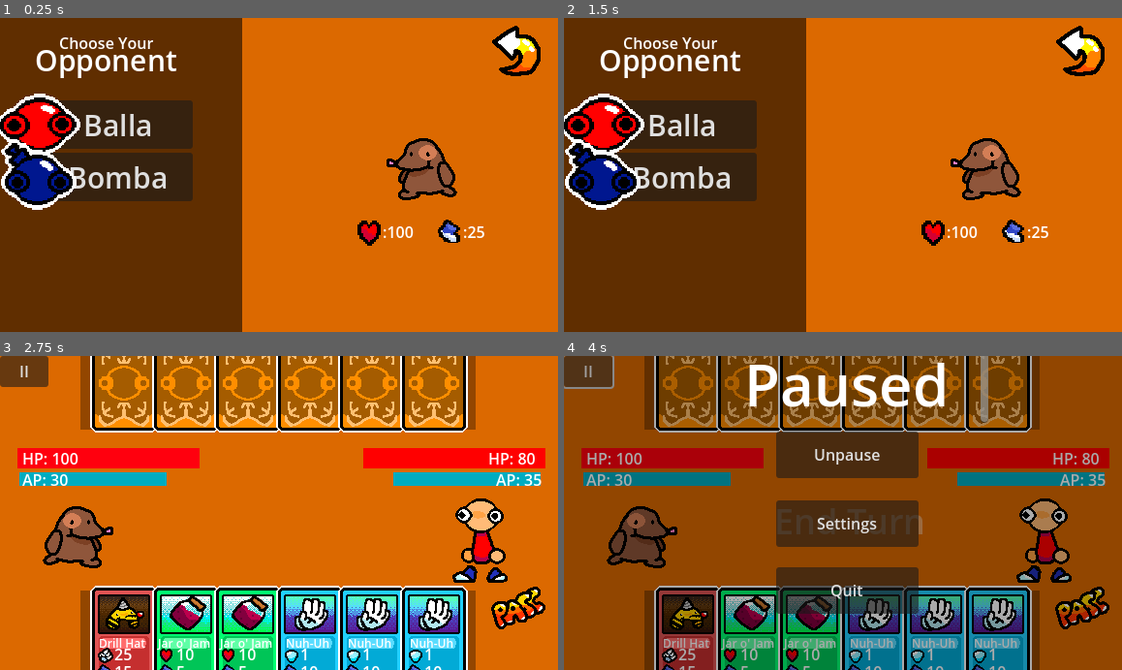
Above: before the commit, frames 1-4 (two rows, left to right).
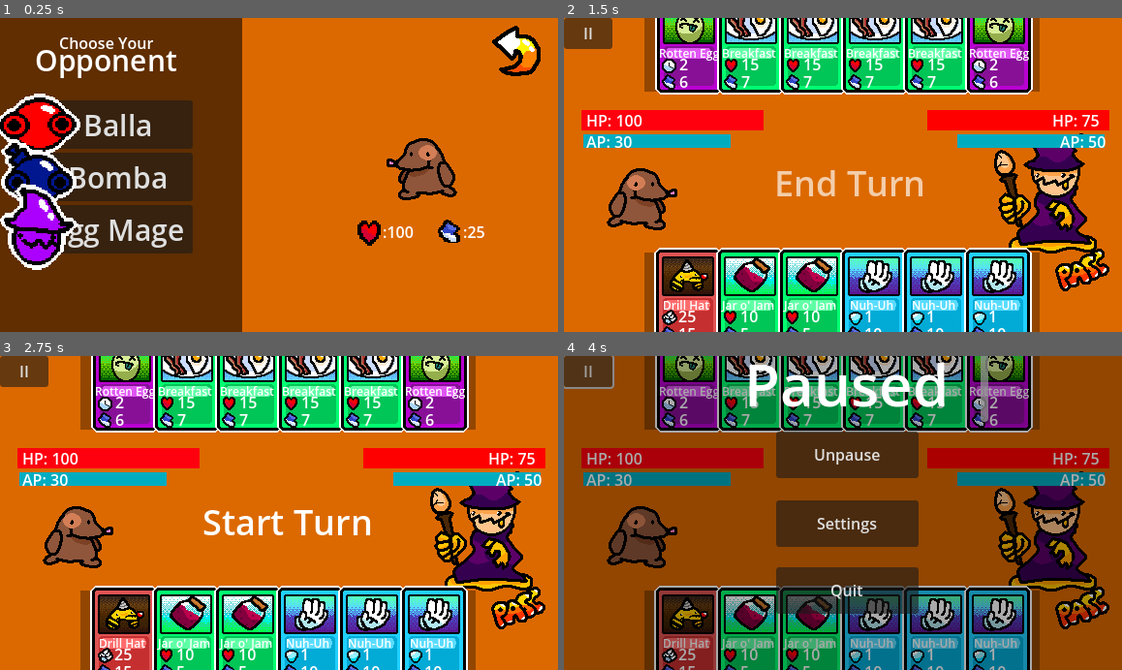
Above: after the commit, the same moments.

Repository: DylanMather2004/turn-based-deck-builder
Game: Godot game, scene res://Scenes/main_menu.tscn
Two runs of this game, one before a commit and one after it. Both use one fixed random seed, a clock stepped at 60 frames per second and the inputs below.
Inputs (mouse positions are in pixels of both pictures, inside the frame that each line leads up to):
- Up to frame 1 (0.25 s): no input
- Up to frame 2 (1.5 s): click (681, 228) at 0.5 s, where only the run after the commit has a clickable "Egg Mage"; click (1082, 269) at 1.27 s
- Up to frame 3 (2.75 s): click (117, 462) at 2 s, where only the run before the commit has a clickable "Balla"
- Up to frame 4 (4 s): click (1082, 607) at 2.75 s; click "II" at 3.5 s

The runs differ from the first frame. In frame 1, 5.7% of the frame differs, in the area x 0-35%, y 52-81%; in frame 2, 74%, in the area x 0-98%, y 0-100%; in frame 3, 20%; in frame 4, 18%.

Commit message:
Poison Cards Now Run through bespoke damage channel
- Poison Damage seperated from other damage
- Poison Effect Animation Created
- Egg Mage added to character selection
- New Cards!

Diff:
--- /dev/null
+++ b/Cards/Attack Cards/Eggsplode.tres
@@ -0,0 +1,12 @@
+[gd_resource type="Resource" script_class="Card" load_steps=3 format=3 uid="uid://c3jc1ij6bndeq"]
+
+[ext_resource type="Texture2D" uid="uid://detysiqlh15r2" path="res://Sprites/Card Sprites/Attack Cards/Eggsplode.png" id="1_hhpbx"]
+[ext_resource type="Script" path="res://Scripts/Card Scripts/GenericCard.gd" id="1_q8mlo"]
+
+[resource]
+script = ExtResource("1_q8mlo")
+card_name = "Eggsplode"
+card_art = ExtResource("1_hhpbx")
+card_type = 0
+value = 15
+ap_cost = 8
--- /dev/null
+++ b/Cards/Attack Cards/RoboPunch.tres
@@ -0,0 +1,12 @@
+[gd_resource type="Resource" script_class="Card" load_steps=3 format=3 uid="uid://clnyb03532ehp"]
+
+[ext_resource type="Texture2D" uid="uid://bcqlk2at8ufch" path="res://Sprites/Card Sprites/Attack Cards/Robo_Punch.png" id="1_0skvh"]
+[ext_resource type="Script" path="res://Scripts/Card Scripts/GenericCard.gd" id="1_oerlr"]
+
+[resource]
+script = ExtResource("1_oerlr")
+card_name = "RoboPunch"
+card_art = ExtResource("1_0skvh")
+card_type = 0
+value = 12
+ap_cost = 6
--- /dev/null
+++ b/Cards/Attack Cards/Scramble.tres
@@ -0,0 +1,12 @@
+[gd_resource type="Resource" script_class="Card" load_steps=3 format=3 uid="uid://r0dnafxtlfa7"]
+
+[ext_resource type="Script" path="res://Scripts/Card Scripts/GenericCard.gd" id="1_7em5o"]
+[ext_resource type="Texture2D" uid="uid://ca6sy7dfp4cy7" path="res://Sprites/Card Sprites/Attack Cards/Scramble.png" id="1_dcu32"]
+
+[resource]
+script = ExtResource("1_7em5o")
+card_name = "Scramble"
+card_art = ExtResource("1_dcu32")
+card_type = 0
+value = 5
+ap_cost = 2
--- /dev/null
+++ b/Cards/Heal Cards/Breakfast.tres
@@ -0,0 +1,12 @@
+[gd_resource type="Resource" script_class="Card" load_steps=3 format=3 uid="uid://c7sr0tdoduvyj"]
+
+[ext_resource type="Script" path="res://Scripts/Card Scripts/GenericCard.gd" id="1_sv1yu"]
+[ext_resource type="Texture2D" uid="uid://bc5qr572uqwod" path="res://Sprites/Card Sprites/Heal Cards/Breakfast.png" id="1_uvscg"]
+
+[resource]
+script = ExtResource("1_sv1yu")
+card_name = "Breakfast"
+card_art = ExtResource("1_uvscg")
+card_type = 1
+value = 15
+ap_cost = 7
--- /dev/null
+++ b/Cards/Heal Cards/Oil.tres
@@ -0,0 +1,12 @@
+[gd_resource type="Resource" script_class="Card" load_steps=3 format=3 uid="uid://d2o55igduwrjr"]
+
+[ext_resource type="Texture2D" uid="uid://b8ks8j1m6j1ge" path="res://Sprites/Card Sprites/Heal Cards/Oil.png" id="1_dih7v"]
+[ext_resource type="Script" path="res://Scripts/Card Scripts/GenericCard.gd" id="1_rmdt7"]
+
+[resource]
+script = ExtResource("1_rmdt7")
+card_name = "Motor Oil"
+card_art = ExtResource("1_dih7v")
+card_type = 1
+value = 11
+ap_cost = 5
--- a/Characters/Bomba.tres
+++ b/Characters/Bomba.tres
@@ -1,11 +1,10 @@
-[gd_resource type="Resource" script_class="CharacterTemplate" load_steps=11 format=3 uid="uid://bu7u8pkobijiy"]
+[gd_resource type="Resource" script_class="CharacterTemplate" load_steps=10 format=3 uid="uid://bu7u8pkobijiy"]
 
 [ext_resource type="Script" path="res://Scripts/Card Scripts/GenericCard.gd" id="1_78umn"]
-[ext_resource type="Resource" uid="uid://qoywkxvppsxg" path="res://Cards/Attack Cards/Punch.tres" id="2_7ubcl"]
+[ext_resource type="Resource" uid="uid://clnyb03532ehp" path="res://Cards/Attack Cards/RoboPunch.tres" id="2_65ysg"]
 [ext_resource type="Resource" uid="uid://cp2p2u4du2ao7" path="res://Cards/Attack Cards/BallaBomb.tres" id="3_qwerg"]
 [ext_resource type="Resource" uid="uid://cpw10blpmwqap" path="res://Cards/Attack Cards/Dodgeball.tres" id="3_wni7m"]
-[ext_resource type="Resource" uid="uid://gtfn2vhoe8xs" path="res://Cards/Attack Cards/Sword.tres" id="4_yabi6"]
-[ext_resource type="Resource" uid="uid://c7odwrv5pjg06" path="res://Cards/Heal Cards/Juicy.tres" id="5_tbjc6"]
+[ext_resource type="Resource" uid="uid://d2o55igduwrjr" path="res://Cards/Heal Cards/Oil.tres" id="5_rxurn"]
 [ext_resource type="Resource" uid="uid://mp3anqjhybd5" path="res://Cards/Shield Cards/NuhUh.tres" id="6_82j38"]
 [ext_resource type="Texture2D" uid="uid://do3iwg3b8axn" path="res://Sprites/Icons/Bomba_Icon.png" id="7_j48yf"]
 [ext_resource type="Script" path="res://Characters/CharacterTemplate.gd" id="8_hlwdh"]
@@ -18,5 +17,5 @@
 icon = ExtResource("7_j48yf")
 health = 150
 ap = 25
-deck = Array[ExtResource("1_78umn")]([ExtResource("2_7ubcl"), ExtResource("2_7ubcl"), ExtResource("2_7ubcl"), ExtResource("3_qwerg"), ExtResource("3_qwerg"), ExtResource("3_qwerg"), ExtResource("3_wni7m"), ExtResource("5_tbjc6"), ExtResource("5_tbjc6"), ExtResource("5_tbjc6"), ExtResource("4_yabi6"), ExtResource("6_82j38"), ExtResource("6_82j38"), ExtResource("6_82j38")])
+deck = Array[ExtResource("1_78umn")]([ExtResource("2_65ysg"), ExtResource("2_65ysg"), ExtResource("2_65ysg"), ExtResource("3_qwerg"), ExtResource("3_qwerg"), ExtResource("3_qwerg"), ExtResource("3_wni7m"), ExtResource("5_rxurn"), ExtResource("5_rxurn"), ExtResource("5_rxurn"), ExtResource("6_82j38"), ExtResource("6_82j38"), ExtResource("6_82j38")])
 reward_cards = Array[ExtResource("1_78umn")]([ExtResource("3_qwerg")])
--- /dev/null
+++ b/Characters/EggMage.tres
@@ -0,0 +1,20 @@
+[gd_resource type="Resource" script_class="CharacterTemplate" load_steps=9 format=3 uid="uid://x6aeaa7yrqw7"]
+
+[ext_resource type="Script" path="res://Scripts/Card Scripts/GenericCard.gd" id="1_tdri8"]
+[ext_resource type="Script" path="res://Characters/CharacterTemplate.gd" id="2_4dcom"]
+[ext_resource type="Resource" uid="uid://r0dnafxtlfa7" path="res://Cards/Attack Cards/Scramble.tres" id="2_5v8mx"]
+[ext_resource type="Texture2D" uid="uid://cjsc4kvlc5ohr" path="res://Sprites/Icons/Egg_mage_icon.png" id="2_xbdnv"]
+[ext_resource type="Resource" uid="uid://c3jc1ij6bndeq" path="res://Cards/Attack Cards/Eggsplode.tres" id="3_lb04j"]
+[ext_resource type="SpriteFrames" uid="uid://pbhenodpdhar" path="res://Sprites/Character Sprites/Egg_Mage.tres" id="4_1k4sy"]
+[ext_resource type="Resource" uid="uid://c7sr0tdoduvyj" path="res://Cards/Heal Cards/Breakfast.tres" id="4_kx3k4"]
+[ext_resource type="Resource" uid="uid://k6y0pg5tbeco" path="res://Cards/Poison Cards/RottenEgg.tres" id="5_q7cvj"]
+
+[resource]
+script = ExtResource("2_4dcom")
+character_name = "Egg Mage"
+sprite_sheet = ExtResource("4_1k4sy")
+icon = ExtResource("2_xbdnv")
+health = 75
+ap = 50
+deck = Array[ExtResource("1_tdri8")]([ExtResource("2_5v8mx"), ExtResource("2_5v8mx"), ExtResource("2_5v8mx"), ExtResource("3_lb04j"), ExtResource("3_lb04j"), ExtResource("3_lb04j"), ExtResource("4_kx3k4"), ExtResource("4_kx3k4"), ExtResource("4_kx3k4"), ExtResource("4_kx3k4"), ExtResource("4_kx3k4"), ExtResource("4_kx3k4"), ExtResource("5_q7cvj"), ExtResource("5_q7cvj"), ExtResource("5_q7cvj")])
+reward_cards = Array[ExtResource("1_tdri8")]([ExtResource("4_kx3k4"), ExtResource("5_q7cvj"), ExtResource("2_5v8mx"), ExtResource("3_lb04j")])
--- a/Prefabs/Enemy.tscn
+++ b/Prefabs/Enemy.tscn
@@ -129,11 +129,46 @@
 }]
 }
 
+[sub_resource type="Animation" id="Animation_ioovo"]
+resource_name = "poison"
+length = 0.2
+step = 0.05
+tracks/0/type = "value"
+tracks/0/imported = false
+tracks/0/enabled = true
+tracks/0/path = NodePath("AnimatedSprite2D:modulate")
+tracks/0/interp = 1
+tracks/0/loop_wrap = true
+tracks/0/keys = {
+"times": PackedFloat32Array(0, 0.05, 0.2),
+"transitions": PackedFloat32Array(1, 1, 1),
+"update": 0,
+"values": [Color(1, 1, 1, 1), Color(70.811, 0.001, 100, 1), Color(1, 1, 1, 1)]
+}
+tracks/1/type = "method"
+tracks/1/imported = false
+tracks/1/enabled = true
+tracks/1/path = NodePath("AnimatedSprite2D")
+tracks/1/interp = 1
+tracks/1/loop_wrap = true
+tracks/1/keys = {
+"times": PackedFloat32Array(0, 0.2),
+"transitions": PackedFloat32Array(1, 1),
+"values": [{
+"args": [&"hurt", 1.0, false],
+"method": &"play"
+}, {
+"args": [&"default", 1.0, false],
+"method": &"play"
+}]
+}
+
 [sub_resource type="AnimationLibrary" id="AnimationLibrary_gdtrf"]
 _data = {
 "RESET": SubResource("Animation_h7ghq"),
 "heal": SubResource("Animation_o28hn"),
-"hit": SubResource("Animation_i37ub")
+"hit": SubResource("Animation_i37ub"),
+"poison": SubResource("Animation_ioovo")
 }
 
 [node name="Enemy" type="Node2D" node_paths=PackedStringArray("sprite_animator", "effect_animator")]
--- a/Prefabs/EnemyCard.tscn
+++ b/Prefabs/EnemyCard.tscn
@@ -43,7 +43,7 @@
 "times": PackedFloat32Array(0),
 "transitions": PackedFloat32Array(1),
 "update": 1,
-"values": [true]
+"values": [false]
 }
 
 [sub_resource type="Animation" id="Animation_q3llk"]
@@ -55,10 +55,10 @@
 tracks/0/interp = 1
 tracks/0/loop_wrap = true
 tracks/0/keys = {
-"times": PackedFloat32Array(0, 0.233333),
-"transitions": PackedFloat32Array(1, 1),
+"times": PackedFloat32Array(0, 0.133333, 0.566667, 0.766667),
+"transitions": PackedFloat32Array(1, 1, 1, 1),
 "update": 0,
-"values": [Vector2(1, 1), Vector2(1e-05, 1)]
+"values": [Vector2(1e-05, 1), Vector2(1.5, 1.5), Vector2(1, 1), Vector2(0.0571429, 1)]
 }
 tracks/1/type = "value"
 tracks/1/imported = false
@@ -67,10 +67,10 @@
 tracks/1/interp = 1
 tracks/1/loop_wrap = true
 tracks/1/keys = {
-"times": PackedFloat32Array(0, 0.333333),
+"times": PackedFloat32Array(0, 0.8),
 "transitions": PackedFloat32Array(1, 1),
 "update": 1,
-"values": [true, true]
+"values": [true, false]
 }
 tracks/2/type = "method"
 tracks/2/imported = false
@@ -79,7 +79,7 @@
 tracks/2/interp = 1
 tracks/2/loop_wrap = true
 tracks/2/keys = {
-"times": PackedFloat32Array(0.333333),
+"times": PackedFloat32Array(0.766667),
 "transitions": PackedFloat32Array(1),
 "values": [{
 "args": [],
@@ -114,6 +114,7 @@
 card_animator = NodePath("AnimationPlayer")
 
 [node name="Sprite2D" type="Sprite2D" parent="."]
+position = Vector2(1, 0)
 texture = ExtResource("3_j4m3a")
 
 [node name="ValueText" type="RichTextLabel" parent="Sprite2D"]
@@ -150,6 +151,7 @@
 }
 
 [node name="Back Sprite" type="Sprite2D" parent="."]
+visible = false
 texture = ExtResource("3_1jpd4")
 
 [connection signal="area_entered" from="DetectionArea" to="." method="_on_detection_area_area_entered"]
--- a/Prefabs/Player.tscn
+++ b/Prefabs/Player.tscn
@@ -69,11 +69,46 @@
 }]
 }
 
+[sub_resource type="Animation" id="Animation_0op1d"]
+resource_name = "poison"
+length = 0.2
+step = 0.05
+tracks/0/type = "value"
+tracks/0/imported = false
+tracks/0/enabled = true
+tracks/0/path = NodePath("AnimatedSprite2D:modulate")
+tracks/0/interp = 1
+tracks/0/loop_wrap = true
+tracks/0/keys = {
+"times": PackedFloat32Array(0, 0.05, 0.2),
+"transitions": PackedFloat32Array(1, 1, 1),
+"update": 0,
+"values": [Color(1, 1, 1, 1), Color(0.623, 0.02, 1.081, 1), Color(1, 1, 1, 1)]
+}
+tracks/1/type = "method"
+tracks/1/imported = false
+tracks/1/enabled = true
+tracks/1/path = NodePath("AnimatedSprite2D")
+tracks/1/interp = 1
+tracks/1/loop_wrap = true
+tracks/1/keys = {
+"times": PackedFloat32Array(0, 0.2),
+"transitions": PackedFloat32Array(1, 1),
+"values": [{
+"args": [&"hurt", 1.0, false],
+"method": &"play"
+}, {
+"args": [&"default", 1.0, false],
+"method": &"play"
+}]
+}
+
 [sub_resource type="AnimationLibrary" id="AnimationLibrary_gdtrf"]
 _data = {
 "RESET": SubResource("Animation_h7ghq"),
 "heal": SubResource("Animation_o28hn"),
-"hit": SubResource("Animation_i37ub")
+"hit": SubResource("Animation_i37ub"),
+"poison": SubResource("Animation_0op1d")
 }
 
 [node name="Player" type="Node2D" node_paths=PackedStringArray("sprite_animator", "effect_animator")]
--- a/Scenes/main_menu.tscn
+++ b/Scenes/main_menu.tscn
@@ -11,6 +11,7 @@
 [ext_resource type="Script" path="res://Characters/CharacterTemplate.gd" id="8_imjai"]
 [ext_resource type="Resource" uid="uid://bu7u8pkobijiy" path="res://Characters/Bomba.tres" id="8_r5t2j"]
 [ext_resource type="Resource" uid="uid://cww52qnsl656k" path="res://Characters/Balla.tres" id="9_komr2"]
+[ext_resource type="Resource" uid="uid://x6aeaa7yrqw7" path="res://Characters/EggMage.tres" id="11_btj0c"]
 [ext_resource type="Texture2D" uid="uid://why4j78o0ygw" path="res://Sprites/white-square-32x32.png" id="12_abw1p"]
 [ext_resource type="SpriteFrames" uid="uid://bpbgijwrwa1iq" path="res://Sprites/Character Sprites/Lil Mole.tres" id="13_q5nw8"]
 [ext_resource type="Script" path="res://Scenes/sprite_funny.gd" id="14_6gr6b"]
@@ -112,7 +113,7 @@
 offset_right = 307.0
 offset_bottom = 353.0
 script = ExtResource("7_fi60y")
-enemies = Array[ExtResource("8_imjai")]([ExtResource("9_komr2"), ExtResource("8_r5t2j")])
+enemies = Array[ExtResource("8_imjai")]([ExtResource("9_komr2"), ExtResource("8_r5t2j"), ExtResource("11_btj0c")])
 button_prefab = ExtResource("7_fbbau")
 menu_panel = NodePath("VBoxContainer")
 sprite = NodePath("Enemy Panel/AnimatedSprite2D")
--- a/Scripts/Card Scripts/BaseCard.gd
+++ b/Scripts/Card Scripts/BaseCard.gd
@@ -48,7 +48,7 @@
 
 
 func _try_use():
-	if ap<=owner_character.ap&&get_tree()!=null:
+	if get_tree()!=null&& ap<=owner_character.ap:
 		_select_target()
 	else:
 		use_failed()
--- a/Scripts/Character Scripts/Character.gd
+++ b/Scripts/Character Scripts/Character.gd
@@ -87,6 +87,14 @@
 			die()
 	else:
 		overshield-=1
+func poison_damage():
+	health -=poison_stacks*3
+	health=clamp(health,0,max_health)
+	health_text.text="HP:"+str(health)
+	healthbar.value=health
+	effect_animator.play("poison")
+	if health==0:
+		die()
 func heal(heal):
 
 	health +=heal
@@ -122,7 +130,7 @@
 	ap_text.text="AP: "+str(ap)
 	#Manage Poison
 	if poison_ticks>0:
-		damage(poison_stacks*2)
+		poison_damage()
 		poison_ticks-=1
 		if poison_ticks ==0:
 			poison_particles.emitting=false
--- a/Scripts/Character Scripts/Enemy.gd
+++ b/Scripts/Character Scripts/Enemy.gd
@@ -50,11 +50,13 @@
 		card._try_use()
 
 func turn():
+	await get_tree().create_timer(1).timeout
 	if has_turn:
 		while hand.size()>0:
 			_choose_random_card()
 			print(hand)
 			await get_tree().create_timer(1).timeout
+			#card_sort()
 			if hand.size()==0||ap<=0:
 				turn_end()
 				return
--- /dev/null
+++ b/Sprites/Character Sprites/Egg_Mage.tres
@@ -0,0 +1,44 @@
+[gd_resource type="SpriteFrames" load_steps=6 format=3 uid="uid://pbhenodpdhar"]
+
+[ext_resource type="Texture2D" uid="uid://4doinjp7m4ia" path="res://Sprites/Character Sprites/Egg_Mage_Sheet.png" id="1_1l1ub"]
+
+[sub_resource type="AtlasTexture" id="AtlasTexture_q72em"]
+atlas = ExtResource("1_1l1ub")
+region = Rect2(0, 0, 128, 128)
+
+[sub_resource type="AtlasTexture" id="AtlasTexture_yupnc"]
+atlas = ExtResource("1_1l1ub")
+region = Rect2(128, 0, 128, 128)
+
+[sub_resource type="AtlasTexture" id="AtlasTexture_3228m"]
+atlas = ExtResource("1_1l1ub")
+region = Rect2(256, 0, 128, 128)
+
+[sub_resource type="AtlasTexture" id="AtlasTexture_r7wd6"]
+atlas = ExtResource("1_1l1ub")
+region = Rect2(384, 0, 128, 128)
+
+[resource]
+animations = [{
+"frames": [{
+"duration": 1.0,
+"texture": SubResource("AtlasTexture_q72em")
+}, {
+"duration": 1.0,
+"texture": SubResource("AtlasTexture_yupnc")
+}],
+"loop": true,
+"name": &"default",
+"speed": 5.0
+}, {
+"frames": [{
+"duration": 1.0,
+"texture": SubResource("AtlasTexture_3228m")
+}, {
+"duration": 1.0,
+"texture": SubResource("AtlasTexture_r7wd6")
+}],
+"loop": true,
+"name": &"hurt",
+"speed": 5.0
+}]
Not shown: 1 places in Prefabs/Enemy.tscn that only renumber resources
Not shown: 1 places in Prefabs/Player.tscn that only renumber resources
Not shown: 1 places in Scenes/main_menu.tscn that only renumber resources
Binary file added: Sprites/Card Sprites/Attack Cards/Eggsplode.png
Not shown, added: Sprites/Card Sprites/Attack Cards/Eggsplode.png.import
Binary file added: Sprites/Card Sprites/Attack Cards/Robo_Punch.png
Not shown, added: Sprites/Card Sprites/Attack Cards/Robo_Punch.png.import
Binary file added: Sprites/Card Sprites/Attack Cards/Scramble.png
Not shown, added: Sprites/Card Sprites/Attack Cards/Scramble.png.import
Binary file added: Sprites/Card Sprites/Heal Cards/Breakfast.png
Not shown, added: Sprites/Card Sprites/Heal Cards/Breakfast.png.import
Binary file added: Sprites/Card Sprites/Heal Cards/Oil.png
(and 3 more such lines)
